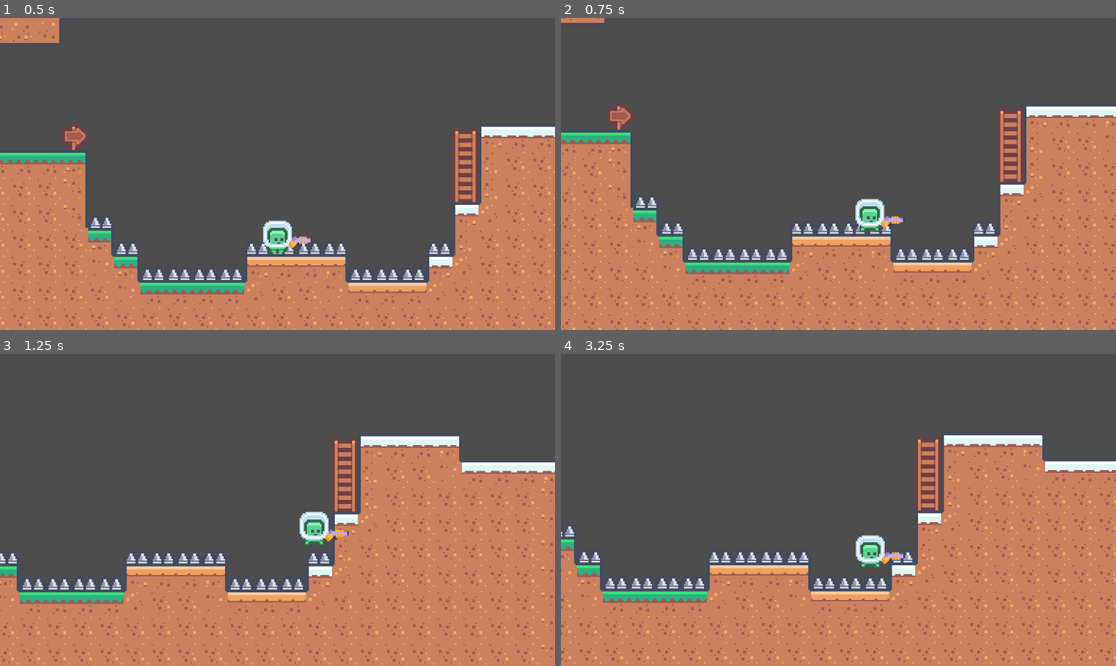
Above: before the commit, frames 1-4 (two rows, left to right).
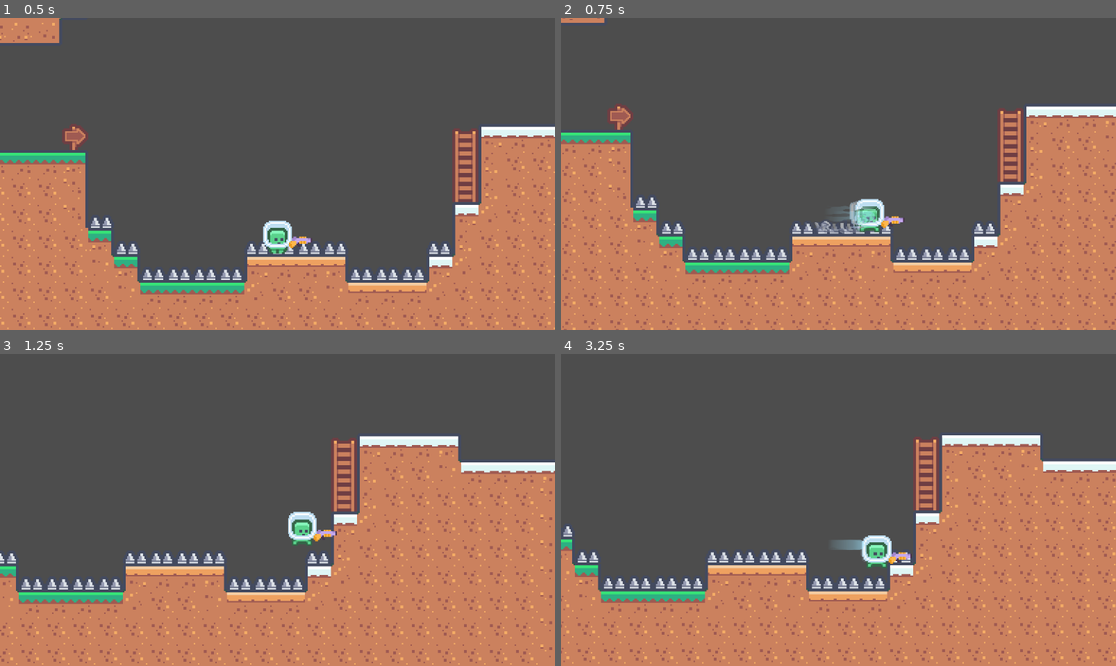
Above: after the commit, the same moments.

Repository: CodeKokeshi/Metroidvania-Template-Godot
Game: Godot game, scene res://levels/test_level.tscn
Two runs of this game, one before a commit and one after it. Both use one fixed random seed, a clock stepped at 60 frames per second and the inputs below.
Inputs (mouse positions are in pixels of both pictures, inside the frame that each line leads up to):
- Up to frame 1 (0.5 s): no input
- Up to frame 2 (0.75 s): move the mouse to (960, 158) at 0.52 s; hold D (right) from 0.53 s (still down); tap Shift (dash) at 0.6 s
- Up to frame 3 (1.25 s): keep holding D (right); tap Space (jump) at 0.77, 0.8, 1.07 s
- Up to frame 4 (3.25 s): move the mouse to (727, 525) at 1.27 s; tap Space (jump) at 1.35, 1.52, 1.82, 2.3, 3.02 s; tap Shift (dash) at 1.55, 2.85 s; move the mouse to (894, 441) at 2.02 s; release D (right) at 2.03 s; hold A (left) 2.03-2.78 s; click (894, 441) at 2.1 s; move the mouse to (810, 572) at 2.77 s; hold D (right) from 2.78 s (still down)

Frame 1 is identical in both runs. In frame 2, 0.5% of the frame differs, in the area x 44-58%, y 58-70%; in frame 3, 3.9%; in frame 4, 6.6%, in the area x 0-100%, y 26-100%.

Commit message:
Add dash distortion and trail effects to player character

Diff:
--- /dev/null
+++ b/prefabs/fx/dash_distortion.gdshader
@@ -0,0 +1,54 @@
+shader_type canvas_item;
+render_mode unshaded, blend_mix;
+
+uniform sampler2D screen_tex : hint_screen_texture, repeat_disable, filter_linear;
+uniform vec2 flow_dir = vec2(1.0, 0.0);
+uniform float strength : hint_range(0.0, 0.08) = 0.018;
+uniform float energy : hint_range(0.0, 1.0) = 0.0;
+uniform float noise_scale : hint_range(1.0, 80.0) = 20.0;
+uniform float tail_stretch : hint_range(0.0, 2.0) = 0.7;
+uniform float time_offset = 0.0;
+
+float hash12(vec2 p) {
+	p = fract(p * vec2(123.34, 456.21));
+	p += dot(p, p + 34.45);
+	return fract(p.x * p.y);
+}
+
+float value_noise(vec2 p) {
+	vec2 i = floor(p);
+	vec2 f = fract(p);
+	float a = hash12(i);
+	float b = hash12(i + vec2(1.0, 0.0));
+	float c = hash12(i + vec2(0.0, 1.0));
+	float d = hash12(i + vec2(1.0, 1.0));
+	vec2 u = f * f * (3.0 - 2.0 * f);
+	return mix(mix(a, b, u.x), mix(c, d, u.x), u.y);
+}
+
+void fragment() {
+	vec2 uv = UV;
+	vec2 centered = uv - vec2(0.5);
+	vec2 flow = normalize(flow_dir);
+	if (length(flow) < 0.001) {
+		flow = vec2(1.0, 0.0);
+	}
+
+	vec2 stretched = vec2(centered.x * (1.85 + tail_stretch), centered.y * 1.1);
+	float ellipse_mask = 1.0 - smoothstep(0.23, 0.52, length(stretched));
+	float tail_mask = 1.0 - smoothstep(0.1, 1.05, uv.x);
+	float mask = clamp(ellipse_mask * tail_mask, 0.0, 1.0);
+
+	vec2 perp = vec2(-flow.y, flow.x);
+	float n1 = value_noise((uv * noise_scale) + vec2(time_offset * 4.2, time_offset * 2.5));
+	float n2 = value_noise((uv * (noise_scale * 0.55)) - vec2(time_offset * 2.7, time_offset * 3.1));
+	float swirl = ((n1 - 0.5) + (n2 - 0.5)) * 2.0;
+	float flow_push = (1.0 - uv.x) * 1.05;
+	vec2 offset = ((flow * flow_push) + (perp * swirl * 0.85)) * strength * energy * mask;
+
+	vec4 base = texture(screen_tex, SCREEN_UV);
+	vec2 sample_uv = clamp(SCREEN_UV + offset, vec2(0.0), vec2(1.0));
+	vec4 refracted = texture(screen_tex, sample_uv);
+	float mix_amount = clamp(mask * energy, 0.0, 1.0);
+	COLOR = mix(base, refracted, mix_amount);
+}
--- a/prefabs/player_related/player.gd
+++ b/prefabs/player_related/player.gd
@@ -10,6 +10,26 @@
 @export_group("Dash")
 @export var dash_speed: float = 220.0
 @export var dash_duration: float = 0.12
+@export var dash_release_speed_multiplier: float = 0.72
+
+@export_group("Dash Distortion FX")
+@export var dash_distortion_enabled: bool = true
+@export var dash_distortion_size: Vector2 = Vector2(96.0, 34.0)
+@export var dash_distortion_follow_offset: float = 18.0
+@export var dash_distortion_strength: float = 0.035
+@export var dash_distortion_fade_speed: float = 8.0
+@export var dash_distortion_noise_scale: float = 20.0
+@export var dash_distortion_tail_stretch: float = 0.7
+@export var dash_distortion_z_index: int = 24
+
+@export_group("Dash Trail FX")
+@export var dash_trail_enabled: bool = true
+@export var dash_trail_width: float = 7.0
+@export var dash_trail_max_points: int = 12
+@export var dash_trail_min_point_distance: float = 3.0
+@export var dash_trail_fade_points_per_second: float = 70.0
+@export var dash_trail_color: Color = Color(0.63, 0.9, 1.0, 0.52)
+@export var dash_trail_z_index: int = 12
 
 @export_group("Jump Feel")
 @export var jump_velocity: float = -340.0
@@ -76,6 +96,7 @@
 const ACTION_DASH: StringName = &"dash"
 const BULLET_SCENE: PackedScene = preload("res://prefabs/player_related/bullet.tscn")
 const SWORD_HIT_FX_SCENE: PackedScene = preload("res://prefabs/fx/sword_hit.tscn")
+const DASH_DISTORTION_SHADER: Shader = preload("res://prefabs/fx/dash_distortion.gdshader")
 
 enum WeaponMode {
 	SWORD,
@@ -110,6 +131,13 @@
 var dash_timer: float = 0.0
 var dash_direction: Vector2 = Vector2.ZERO
 var can_air_dash: bool = true
+var dash_distortion_sprite: Sprite2D = null
+var dash_distortion_material: ShaderMaterial = null
+var dash_distortion_energy: float = 0.0
+var dash_distortion_time: float = 0.0
+var dash_trail_line: Line2D = null
+var dash_trail_points: Array[Vector2] = []
+var dash_trail_fade_accumulator: float = 0.0
 var facing_sign: int = 1
 var queued_facing_sign: int = 1
 var current_weapon_mode: WeaponMode = WeaponMode.SWORD
@@ -155,6 +183,8 @@
 	_set_sword_hitbox_active(false)
 	_update_expression_visibility()
 	remaining_air_jumps = max(0, max_air_jumps)
+	call_deferred("_initialize_dash_distortion_fx")
+	call_deferred("_initialize_dash_trail_fx")
 	call_deferred("_initialize_gun_bullet_pool")
 	call_deferred("_initialize_sword_hit_fx_pool")
 
@@ -189,6 +219,8 @@
 	_handle_landing_squash(was_on_floor)
 	_update_animation()
 	_update_squash(delta)
+	_update_dash_distortion_fx(delta)
+	_update_dash_trail_fx(delta)
 
 
 func _update_timers(delta: float, on_floor: bool) -> void:
@@ -268,12 +300,14 @@
 	_handle_landing_squash(was_on_floor)
 	_update_animation()
 	_update_squash(delta)
+	_update_dash_distortion_fx(delta)
+	_update_dash_trail_fx(delta)
 
 
 func _finish_dash() -> void:
 	is_dashing = false
 	dash_timer = 0.0
-	velocity = Vector2.ZERO
+	velocity *= clampf(dash_release_speed_multiplier, 0.0, 1.0)
 	pending_recoil_velocity_add = Vector2.ZERO
 	pending_recoil_min_upward_speed = 0.0
 
@@ -295,6 +329,177 @@
 		vertical_sign = 1
 
 	return Vector2(float(horizontal_sign), float(vertical_sign)).normalized()
+
+
+func _initialize_dash_distortion_fx() -> void:
+	dash_distortion_energy = 0.0
+	dash_distortion_time = 0.0
+
+	if dash_distortion_sprite != null:
+		dash_distortion_sprite.queue_free()
+		dash_distortion_sprite = null
+		dash_distortion_material = null
+
+	if not dash_distortion_enabled:
+		return
+
+	dash_distortion_sprite = Sprite2D.new()
+	dash_distortion_sprite.name = "dash_distortion"
+	dash_distortion_sprite.texture = _create_white_pixel_texture()
+	dash_distortion_sprite.centered = true
+	dash_distortion_sprite.z_as_relative = false
+	dash_distortion_sprite.z_index = dash_distortion_z_index
+	dash_distortion_sprite.visible = false
+
+	dash_distortion_material = ShaderMaterial.new()
+	dash_distortion_material.shader = DASH_DISTORTION_SHADER
+	dash_distortion_material.set_shader_parameter("strength", dash_distortion_strength)
+	dash_distortion_material.set_shader_parameter("noise_scale", dash_distortion_noise_scale)
+	dash_distortion_material.set_shader_parameter("tail_stretch", dash_distortion_tail_stretch)
+	dash_distortion_material.set_shader_parameter("flow_dir", Vector2.RIGHT)
+	dash_distortion_material.set_shader_parameter("energy", 0.0)
+	dash_distortion_material.set_shader_parameter("time_offset", 0.0)
+	dash_distortion_sprite.material = dash_distortion_material
+
+	add_child(dash_distortion_sprite)
+
+	if not dash_distortion_sprite.is_in_group("pausables"):
+		dash_distortion_sprite.add_to_group("pausables")
+
+
+func _update_dash_distortion_fx(delta: float) -> void:
+	if dash_distortion_sprite == null or dash_distortion_material == null:
+		return
+
+	if not dash_distortion_enabled:
+		dash_distortion_energy = 0.0
+		dash_distortion_sprite.visible = false
+		dash_distortion_material.set_shader_parameter("energy", 0.0)
+		return
+
+	if is_dashing:
+		dash_distortion_energy = 1.0
+	else:
+		dash_distortion_energy = move_toward(dash_distortion_energy, 0.0, maxf(0.1, dash_distortion_fade_speed) * delta)
+
+	if dash_distortion_energy <= 0.001:
+		dash_distortion_sprite.visible = false
+		dash_distortion_material.set_shader_parameter("energy", 0.0)
+		return
+
+	var flow_direction: Vector2 = dash_direction
+	if flow_direction == Vector2.ZERO:
+		flow_direction = Vector2(float(facing_sign), 0.0)
+	flow_direction = flow_direction.normalized()
+
+	dash_distortion_time += delta
+	dash_distortion_sprite.visible = true
+	dash_distortion_sprite.rotation = flow_direction.angle()
+	dash_distortion_sprite.global_position = anim_sprite.global_position - (flow_direction * dash_distortion_follow_offset)
+	dash_distortion_sprite.scale = Vector2(
+		dash_distortion_size.x * (1.0 + (dash_distortion_tail_stretch * dash_distortion_energy)),
+		dash_distortion_size.y
+	)
+
+	dash_distortion_material.set_shader_parameter("strength", dash_distortion_strength)
+	dash_distortion_material.set_shader_parameter("noise_scale", dash_distortion_noise_scale)
+	dash_distortion_material.set_shader_parameter("tail_stretch", dash_distortion_tail_stretch)
+	dash_distortion_material.set_shader_parameter("flow_dir", flow_direction)
+	dash_distortion_material.set_shader_parameter("energy", dash_distortion_energy)
+	dash_distortion_material.set_shader_parameter("time_offset", dash_distortion_time)
+
+
+func _initialize_dash_trail_fx() -> void:
+	dash_trail_points.clear()
+	dash_trail_fade_accumulator = 0.0
+
+	if dash_trail_line != null:
+		dash_trail_line.queue_free()
+		dash_trail_line = null
+
+	if not dash_trail_enabled:
+		return
+
+	dash_trail_line = Line2D.new()
+	dash_trail_line.name = "dash_trail"
+	dash_trail_line.top_level = true
+	dash_trail_line.width = dash_trail_width
+	dash_trail_line.default_color = dash_trail_color
+	dash_trail_line.texture_mode = Line2D.LINE_TEXTURE_NONE
+	dash_trail_line.joint_mode = Line2D.LINE_JOINT_ROUND
+	dash_trail_line.begin_cap_mode = Line2D.LINE_CAP_ROUND
+	dash_trail_line.end_cap_mode = Line2D.LINE_CAP_ROUND
+	dash_trail_line.antialiased = true
+	dash_trail_line.z_as_relative = false
+	dash_trail_line.z_index = dash_trail_z_index
+	dash_trail_line.visible = false
+
+	var gradient: Gradient = Gradient.new()
+	gradient.offsets = PackedFloat32Array([0.0, 1.0])
+	var tail_color: Color = dash_trail_color
+	tail_color.a = 0.0
+	gradient.colors = PackedColorArray([dash_trail_color, tail_color])
+	dash_trail_line.gradient = gradient
+
+	add_child(dash_trail_line)
+	dash_trail_line.global_position = Vector2.ZERO
+
+	if not dash_trail_line.is_in_group("pausables"):
+		dash_trail_line.add_to_group("pausables")
+
+
+func _update_dash_trail_fx(delta: float) -> void:
+	if dash_trail_line == null:
+		return
+
+	if not dash_trail_enabled:
+		dash_trail_points.clear()
+		dash_trail_line.clear_points()
+		dash_trail_line.visible = false
+		return
+
+	if is_dashing:
+		_push_dash_trail_point(anim_sprite.global_position)
+		dash_trail_fade_accumulator = 0.0
+	else:
+		_fade_dash_trail_points(delta)
+
+	if dash_trail_points.is_empty():
+		dash_trail_line.clear_points()
+		dash_trail_line.visible = false
+		return
+
+	dash_trail_line.points = PackedVector2Array(dash_trail_points)
+	dash_trail_line.visible = dash_trail_points.size() > 1
+
+
+func _push_dash_trail_point(world_position: Vector2) -> void:
+	if dash_trail_points.is_empty():
+		dash_trail_points.push_front(world_position)
+		return
+
+	if dash_trail_points[0].distance_to(world_position) < maxf(0.1, dash_trail_min_point_distance):
+		return
+
+	dash_trail_points.push_front(world_position)
+	while dash_trail_points.size() > max(2, dash_trail_max_points):
+		dash_trail_points.pop_back()
+
+
+func _fade_dash_trail_points(delta: float) -> void:
+	if dash_trail_points.is_empty():
+		return
+
+	dash_trail_fade_accumulator += delta * maxf(1.0, dash_trail_fade_points_per_second)
+	while dash_trail_fade_accumulator >= 1.0 and not dash_trail_points.is_empty():
+		dash_trail_points.pop_back()
+		dash_trail_fade_accumulator -= 1.0
+
+
+func _create_white_pixel_texture() -> Texture2D:
+	var image: Image = Image.create(1, 1, false, Image.FORMAT_RGBA8)
+	image.fill(Color.WHITE)
+	return ImageTexture.create_from_image(image)
 
 
 func _consume_buffered_jump_if_possible(on_floor: bool) -> void:
@@ -776,6 +981,8 @@
 
 
 func _on_hurtbox_body_entered(body: Node2D) -> void:
+	# TODO: When the damage system is implemented, reset dash availability here.
+	# Example: can_air_dash = true
 	# for now do nothing.
 	pass # Replace with function body.
 
@@ -814,6 +1021,8 @@
 
 	pending_recoil_min_upward_speed = maxf(pending_recoil_min_upward_speed, absf(sword_pogo_bounce_speed))
 	sword_pogo_consumed_this_attack = true
+	# Pogo grants one more air dash even if it was already consumed this jump.
+	can_air_dash = true
 	coyote_timer = 0.0
 	jump_buffer_timer = 0.0
 	remaining_air_jumps = max(remaining_air_jumps, max(0, max_air_jumps))
Not shown, added: prefabs/fx/dash_distortion.gdshader.uid
